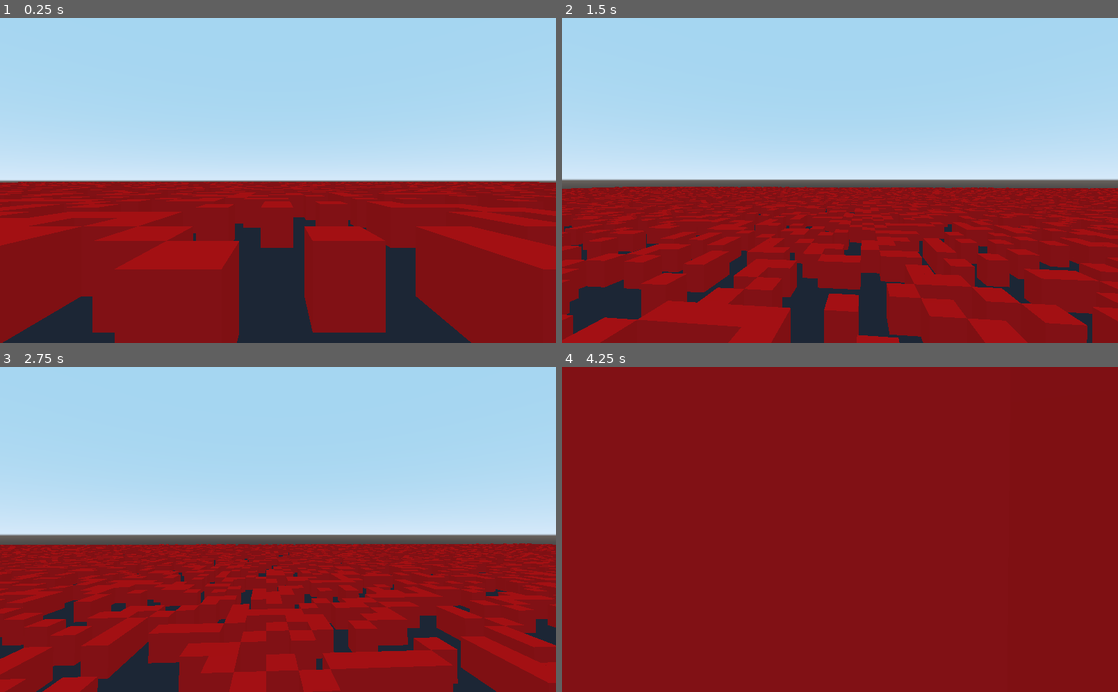
Above: before the commit, frames 1-4 (two rows, left to right).
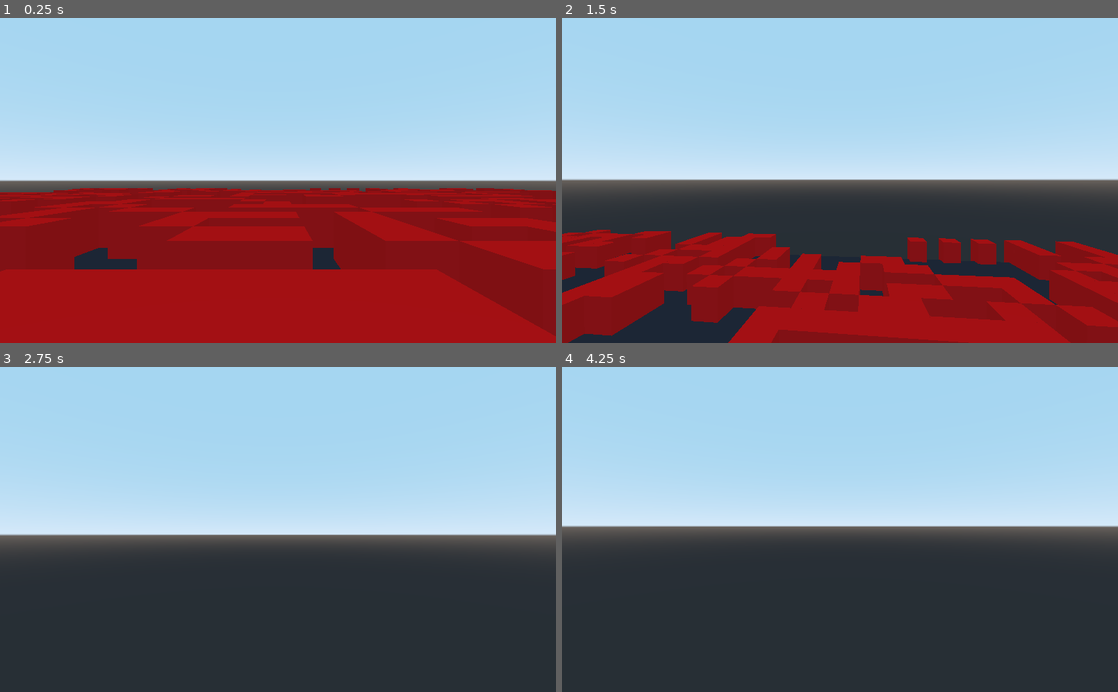
Above: after the commit, the same moments.

Repository: tdworowy/cellular_automata_the_game
Game: Godot game, scene res://main.tscn
Same seed, same stepped clock (60 frames per second), same inputs: the game is played once before the commit and once after it.
Inputs (mouse positions are in pixels of both pictures, inside the frame that each line leads up to):
- Up to frame 1 (0.25 s): no input
- Up to frame 2 (1.5 s): move the mouse to (867, 180) at 0.52 s; hold Space (jump) 0.53-1.28 s; hold W (forward) from 0.53 s (still down); move the mouse to (812, 180) at 1.27 s; tap Space (jump) at 1.35 s
- Up to frame 3 (2.75 s): keep holding W (forward); tap Space (jump) at 1.52, 1.82 s; move the mouse to (289, 523) at 2.02 s; hold Space (jump) from 2.03 s (still down)
- Up to frame 4 (4.25 s): keep holding W (forward); move the mouse to (834, 536) at 2.77 s; release Space (jump) at 2.78 s; tap Space (jump) at 2.85, 3.02, 3.32 s; move the mouse to (878, 532) at 3.52 s; hold Space (jump) from 3.53 s (still down)

The runs differ from the first frame. In frame 1, 35% of the frame differs, in the area x 0-100%, y 50-100%; in frame 2, 38%; in frame 3, 42%; in frame 4, 100%, in the area x 0-100%, y 0-100%.

Commit message:
update

Diff:
--- a/main.tscn
+++ b/main.tscn
@@ -1,7 +1,7 @@
 [gd_scene load_steps=5 format=2]
 
 [ext_resource path="res://player.tscn" type="PackedScene" id=1]
-[ext_resource path="res://main.gd" type="Script" id=2]
+[ext_resource path="res://scripts/main.gd" type="Script" id=2]
 
 [sub_resource type="BoxShape" id=1]
 
@@ -12,7 +12,7 @@
 script = ExtResource( 2 )
 
 [node name="floor" type="StaticBody" parent="."]
-transform = Transform( 500, 0, 0, 0, 1, 0, 0, 0, 500, 0, 0, 0 )
+transform = Transform( 100, 0, 0, 0, 1, 0, 0, 0, 100, 0, 0, 0 )
 
 [node name="CollisionShape" type="CollisionShape" parent="floor"]
 shape = SubResource( 1 )
--- a/player.tscn
+++ b/player.tscn
@@ -1,6 +1,6 @@
 [gd_scene load_steps=3 format=2]
 
-[ext_resource path="res://Player.gd" type="Script" id=1]
+[ext_resource path="res://scripts/Player.gd" type="Script" id=1]
 
 [sub_resource type="CapsuleShape" id=1]
 radius = 0.5
--- /dev/null
+++ b/scripts/Player.gd
@@ -0,0 +1,68 @@
+extends KinematicBody
+
+var moveSpeed:float = 40
+var jumpForce:float = 20
+var gravity:float=12
+
+var minLookAngle:float = -90
+var maxlookAngle:float = 90
+var sensitivity:float = 7
+var velocity:Vector3 = Vector3()
+var mouseDelta: Vector2 = Vector2()
+
+
+
+onready var camera :Camera = get_node("Camera")
+
+func _ready():
+	Input.set_mouse_mode(Input.MOUSE_MODE_CAPTURED)
+
+
+
+
+
+func _physics_process(delta):
+	velocity.x = 0
+	velocity.z = 0
+	var input:Vector2 = Vector2()
+	if Input.is_action_pressed("forward"):
+		input.y+=1
+	if Input.is_action_pressed("back"):
+		input.y-=1
+	if Input.is_action_pressed("left"):
+		input.x+=1
+	if Input.is_action_pressed("right"):
+		input.x-=1
+	input.normalized();
+
+	var forward = global_transform.basis.z;
+	var right = global_transform.basis.x;
+
+	var relativeDirection = (forward * input.y + right*input.x);
+	velocity.x = relativeDirection.x * moveSpeed
+	velocity.z = relativeDirection.z * moveSpeed
+
+	velocity.y -=gravity*delta;
+	velocity=  move_and_slide(velocity, Vector3.UP);
+
+
+	pass
+	if (Input.is_action_pressed("jump")) and is_on_floor():
+		velocity.y = jumpForce
+
+
+
+
+
+
+
+func _process(delta):
+	camera.rotation_degrees.x -= mouseDelta.y*sensitivity*delta
+
+	camera.rotation_degrees.x = clamp(camera.rotation_degrees.x, minLookAngle,maxlookAngle)
+	rotation_degrees.y -= mouseDelta.x*sensitivity*delta
+
+	mouseDelta = Vector2()
+func _input(event):
+	if event is InputEventMouseMotion	:
+		mouseDelta = event.relative
--- /dev/null
+++ b/scripts/cellular_automata.gd
@@ -0,0 +1,40 @@
+static func get_game_of_live_rules() -> Dictionary:
+	return {
+			"0_3": 1,
+			"1_3": 1,
+			"1_2": 1
+			}
+
+static func generate_grid(x:int,z:int, prob_of_one:float):
+		var grid = []
+		for i in range(x):
+			var row = []
+			for j in range(z):
+				randomize()
+				var rand_int = (randi() % 10)  + 1
+				if rand_int <= int(prob_of_one * 10):
+					row.append(1)
+				else:
+					row.append(0)
+			grid.append(row)
+		return grid
+
+
+
+static func count_colored_neighbours(x: int, z: int,grid_x_axis: int,grid_z_asix:int,grid:Array )->int:
+	var colored_neighbours = 0
+	for i in range((x - 1) % grid_x_axis, (x + 2) % grid_x_axis):
+		for j in range((z - 1) % grid_z_asix, (z + 2) % grid_z_asix):
+			if grid[i][j] == 1 and [i, j] != [x, z]:
+				colored_neighbours += 1
+	return colored_neighbours
+
+
+static func update_grid_two_d(grid: Array,grid_x_axis: int,grid_z_asix:int, rules: Dictionary):
+	var new_grid =  [] + grid
+	for i in range(grid.size()):
+		for j in range(grid[i].size()):
+			var state = grid[i][j]
+			var live_neighbours = count_colored_neighbours(i, j,grid_x_axis, grid_z_asix, grid)
+			new_grid[i][j] = rules.get(str(state) +'_' + str(live_neighbours),0)
+	return new_grid
--- /dev/null
+++ b/scripts/main.gd
@@ -0,0 +1,68 @@
+extends Spatial
+
+
+
+var cellular_automata = load("res://scripts/cellular_automata.gd")
+
+const scale_x = 2
+const scale_z = 2
+const scale_y = 3
+const red = Color( 1, 0, 0, 1 )
+
+var grid_x:int
+var grid_z:int
+
+var grid:Array
+
+func generate_box(material:SpatialMaterial,x:int=1,y:int=1,z:int=1):
+	var static_body = StaticBody.new()
+	var colision_shape = CollisionShape.new()
+	var box = CSGBox.new()
+
+	static_body.scale.x = scale_x
+	static_body.scale.y = scale_y
+	static_body.scale.z = scale_z
+
+	static_body.translation.x = x
+	static_body.translation.y = y
+	static_body.translation.z = z
+
+	box.material = material
+
+	colision_shape.set_shape(BoxShape.new())
+	colision_shape.add_child(box)
+	static_body.add_child(colision_shape)
+
+	return static_body
+
+func _ready():
+
+	var material = SpatialMaterial.new()
+	material.albedo_color = red
+
+	var floor_scale_x = $floor.scale.x
+	var floor_scale_z = $floor.scale.z
+
+	grid_x = floor_scale_x/scale_x
+	grid_z = floor_scale_z/scale_z
+
+	grid = cellular_automata.generate_grid(grid_x, grid_z, 0.3)
+	var new_grid =  cellular_automata.update_grid_two_d(grid,grid_x,grid_z,cellular_automata.get_game_of_live_rules())
+
+	var x = floor_scale_x
+	var z = floor_scale_z
+	for row in grid:
+		for value in row:
+			if value == 1:
+				var box = generate_box(material,x,3,z)
+				self.add_child(box)
+			x = x - (scale_x * 2)
+		x = floor_scale_x
+		z = z - (scale_z * 2)
+
+# Called every frame. 'delta' is the elapsed time since the previous frame.
+func _process(delta):
+
+	var new_grid =  cellular_automata.update_grid_two_d(grid,grid_x,grid_z,cellular_automata.get_game_of_live_rules())
+	#TODO generate new elements
+	grid = new_grid
